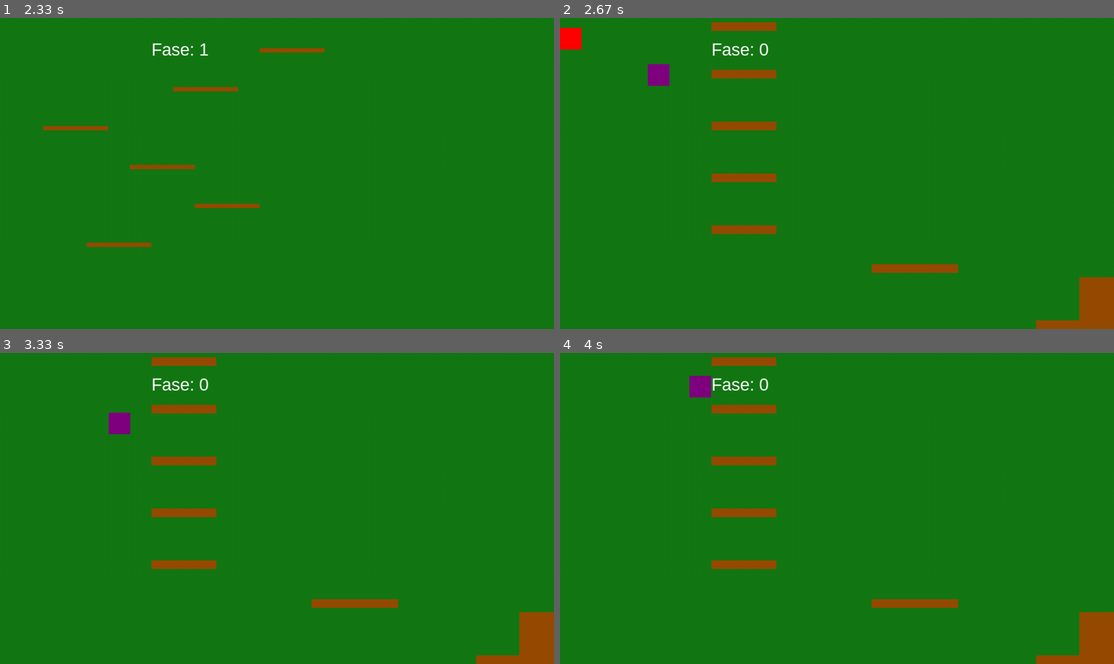
Above: before the commit, frames 1-4 (two rows, left to right).
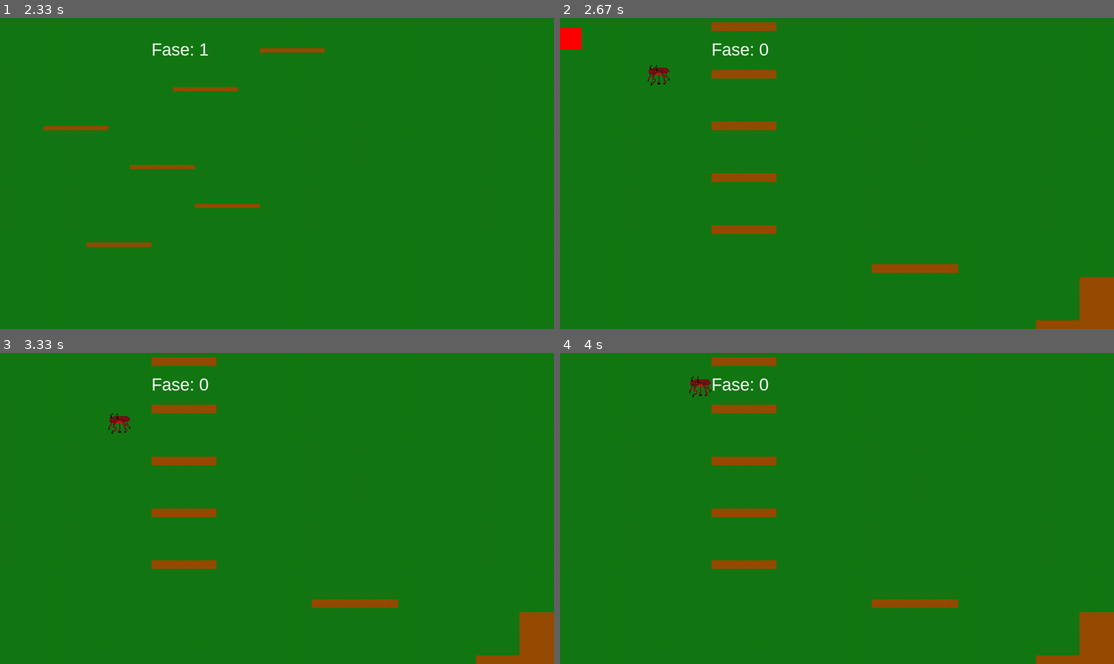
Above: after the commit, the same moments.

Repository: PedrooLino/jogo-topicos-de-computacao
Game: pygame game, started from main.py
Two runs of this game, one before a commit and one after it. Both use one fixed random seed, a clock stepped at 60 frames per second and the inputs below.
Inputs:
- Up to frame 1 (2.33 s): tap Space at 0.33 s; hold A from 2.17 s (still down)
- Up to frame 2 (2.67 s): keep holding A
- Up to frame 3 (3.33 s): release A at 2.7 s; hold A 2.73-3.13 s
- Up to frame 4 (4 s): tap Space at 3.57 s

Frame 1 is identical in both runs. In frame 2, 0.3% of the frame differs, in the area x 15-20%, y 14-22%; in frame 3, 0.3%; in frame 4, 0.3%.

Commit message:
Sprites inimigos

Diff:
--- a/anotacoes/notas.txt
+++ b/anotacoes/notas.txt
@@ -30,8 +30,10 @@
 
 O personagem veio de uma família exterminadora de demonios, mas nunca houve registros de um caso sequer, até hoje.
 
--prova-
-sprites
-reestruturar codigo
-fisica mais certa
-motor?
+-ARRUMAR-
+coordenadas utlizar vetor (velocidade, força, etc)
+Reajustar o calculo de gravidade usando tempo
+Arrumar colisão em funcção de hitbox generica
+arrumar hierarquia de classes
+criar um modulo separado para tratar colisão
+classe intermediaria para tratar batalha
--- a/objects/enemies/Enemy.py
+++ b/objects/enemies/Enemy.py
@@ -1,5 +1,5 @@
 import pygame
-from objects.physics.Battleentity import BattleEntity # type: ignore
+from objects.physics.Battleentity import BattleEntity
 from objects.Projectile import Projectile
 
 PATROL_SPEED = 120  # px/s
@@ -7,41 +7,45 @@
 
 class Enemy(BattleEntity):
     def __init__(self, x, y, width=50, height=50,
-                 speed=PATROL_SPEED, color=(0, 0, 255)):
+                 speed=PATROL_SPEED, color=(0, 0, 255),
+                 image_path="sprites/Demonio.png"):
+
         super().__init__(x, y, width, height, hp=3, color=color)
 
         self.vel.x = speed
         self.shoot_delay = 1500
         self.drop_chance = 0.1
 
+        self.image = pygame.image.load(image_path).convert_alpha()
+        self.image = pygame.transform.scale(
+            self.image, (self.width, self.height))
+
     def update(self, platforms, ground_y, projectiles_list, dt):
         screen_width = pygame.display.get_surface().get_width()
 
-        # Guarda x antes de mover para detectar colisão lateral
         prev_x = self.pos.x
+
 
         self.apply_gravity(dt)
 
-        # Move só em X e resolve colisão X
+
         self.pos.x += self.vel.x * dt
         self.resolve_x(platforms)
 
-        # Se a posição em X não avançou na direção esperada, bateu numa parede
         moved = self.pos.x - prev_x
         if (self.vel.x > 0 and moved <= 0) or (self.vel.x < 0 and moved >= 0):
             self.vel.x *= -1
 
-        # Move em Y e resolve colisão Y
         self.pos.y += self.vel.y * dt
         self.resolve_y(platforms, ground_y)
 
-        # Inverte nas bordas da tela
+
         if self.pos.x + self.width >= screen_width or self.pos.x <= 0:
             self.vel.x *= -1
 
-        # Tiro na direção do movimento
         if self.can_shoot():
             direction = 1 if self.vel.x > 0 else -1
+
             projectiles_list.append(
                 Projectile(
                     self.pos.x + self.width // 2,
@@ -50,5 +54,8 @@
                 )
             )
 
+    def draw(self, screen):
+        screen.blit(self.image, (self.pos.x, self.pos.y))
+
     def _skip_platform(self, plat):
         return False
--- a/objects/enemies/FlyEnemy.py
+++ b/objects/enemies/FlyEnemy.py
@@ -3,11 +3,15 @@
 from objects.enemies.Enemy import Enemy
 from objects.Projectile import Projectile
 
-FLY_SPEED = 72  # px/s
+FLY_SPEED = 72
 
 
 class FlyEnemy(Enemy):
-    def __init__(self, x, y, speed=FLY_SPEED, amplitude=50):
+    def __init__(self, x, y,
+                 speed=FLY_SPEED,
+                 amplitude=50,
+                 image_path="sprites/DemonioVoador.png"):
+
         super().__init__(x, y, speed=speed, color=(128, 0, 128))
 
         self.base_y = float(y)
@@ -19,13 +23,17 @@
         self.drop_chance = 0.5
         self.use_gravity = False
 
+        self.image = pygame.image.load(image_path).convert_alpha()
+        self.image = pygame.transform.scale(
+            self.image, (self.width, self.height))
+
     def update(self, platforms, ground_y, projectiles_list, dt):
         screen_width = pygame.display.get_surface().get_width()
 
         self.pos.x += self.vel.x * dt
+
         if self.pos.x + self.width >= screen_width or self.pos.x <= 0:
             self.vel.x *= -1
-
 
         self.time += dt
         self.pos.y = self.base_y + self.amplitude * \
@@ -39,3 +47,6 @@
                     0, 1
                 )
             )
+
+    def draw(self, screen):
+        screen.blit(self.image, (self.pos.x, self.pos.y))
--- a/objects/enemies/TowerEnemy.py
+++ b/objects/enemies/TowerEnemy.py
@@ -4,19 +4,35 @@
 
 
 class TowerEnemy(Enemy):
-    def __init__(self, x, y, color=(0, 255, 0)):
+    def __init__(self, x, y,
+                 image_path="sprites/DemonioTorre.png",
+                 color=(0, 255, 0)):
+
         super().__init__(x, y, speed=0, color=color)
 
         self.vel.x = 0
         self.hp = 5
         self.shoot_delay = 800
-        self.drop_chance =0.6
+        self.drop_chance = 0.6
+
+        # ---------------- SPRITE ----------------
+        self.image = pygame.image.load(image_path).convert_alpha()
+        self.image = pygame.transform.scale(
+            self.image, (self.width, self.height))
 
     def update(self, platforms, ground_y, projectiles_list, dt):
+
+        # ---------------- ATAQUE ----------------
         if self.can_shoot():
             cx = self.pos.x + self.width // 2
             cy = self.pos.y + self.height // 2
-            projectiles_list.append(Projectile(cx, cy,  1))
+
+            projectiles_list.append(Projectile(cx, cy, 1))
             projectiles_list.append(Projectile(cx, cy, -1))
 
+        # ---------------- FÍSICA ----------------
         self.physics_update(dt, platforms, ground_y)
+
+    def draw(self, screen):
+        # sprite segue a posição da física (sem mexer em rect manualmente)
+        screen.blit(self.image, (self.pos.x, self.pos.y))
Binary file added: sprites/Demonio.png
Binary file added: sprites/DemonioTorre.png
Binary file added: sprites/DemonioVoador.png
